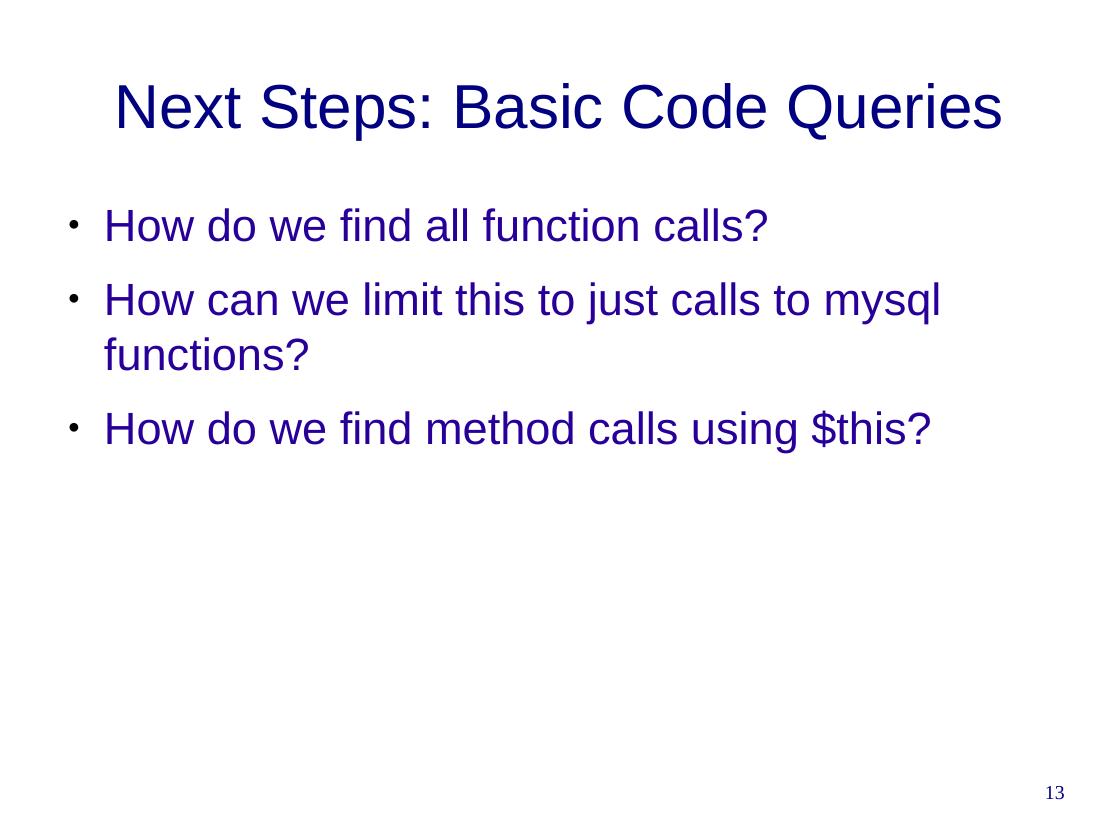
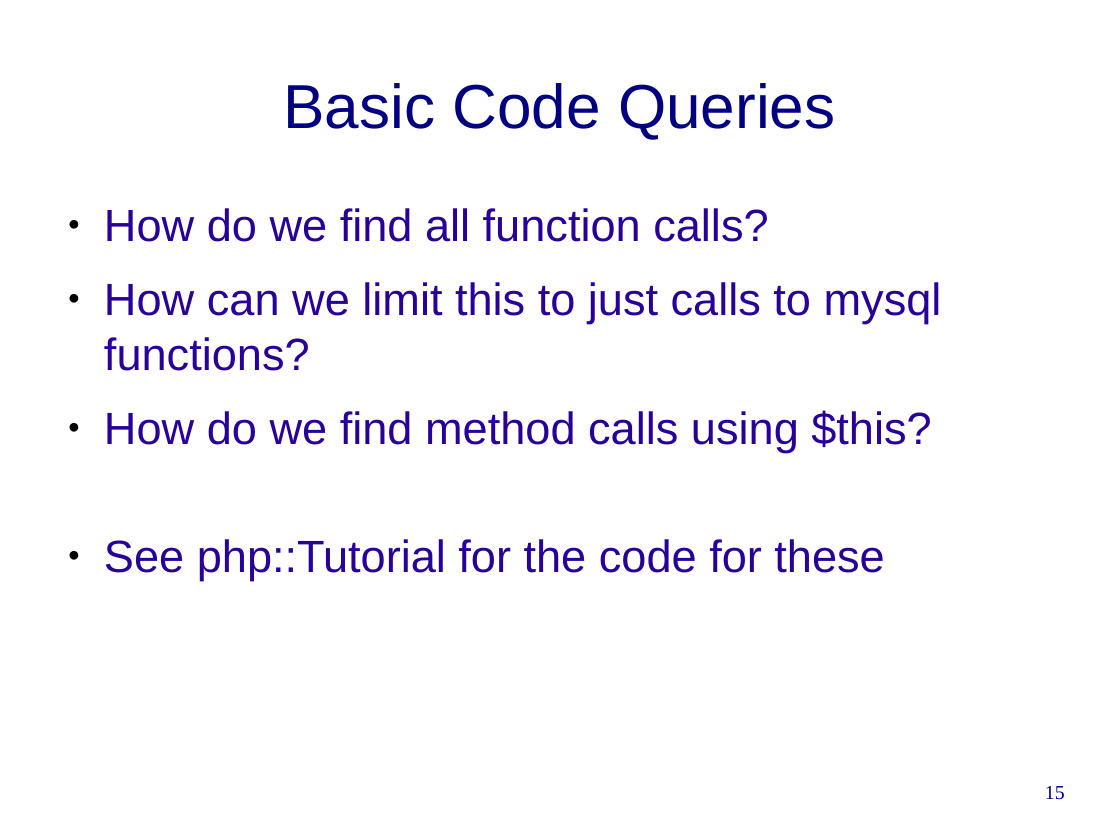
Before and after one commit to cwi-swat/rascal-course-pldi-2015, a slide deck: slide 15 of presentations/PHP-analysis.odp (slide 13 before the commit). Drawn at 1120x840 pixels with LibreOffice and Linux fonts; fonts in the diff are those of the drawing; background and template pictures are left out. Boxes give left, top, right and bottom in pixels: in the first picture for what was removed or moved away, otherwise in the second. Text is boxed around its words. In the diff, an @@ line names an element or a change of style, - is before the commit and + after.

```diff
--- a/presentations/PHP-analysis.odp
+++ b/presentations/PHP-analysis.odp
@@ title at (284,83,835,139): text changed @@
-Next Steps: Basic Code Queries
+Basic Code Queries
@@ text at (104,539,884,581): paragraph added @@
+● See php::Tutorial for the code for these
@@ page number at (1045,786,1065,800): text changed @@
-13
+15
```
Also in this commit, not shown: 7 other slides changed, 3 slides added, 4 slides removed.
